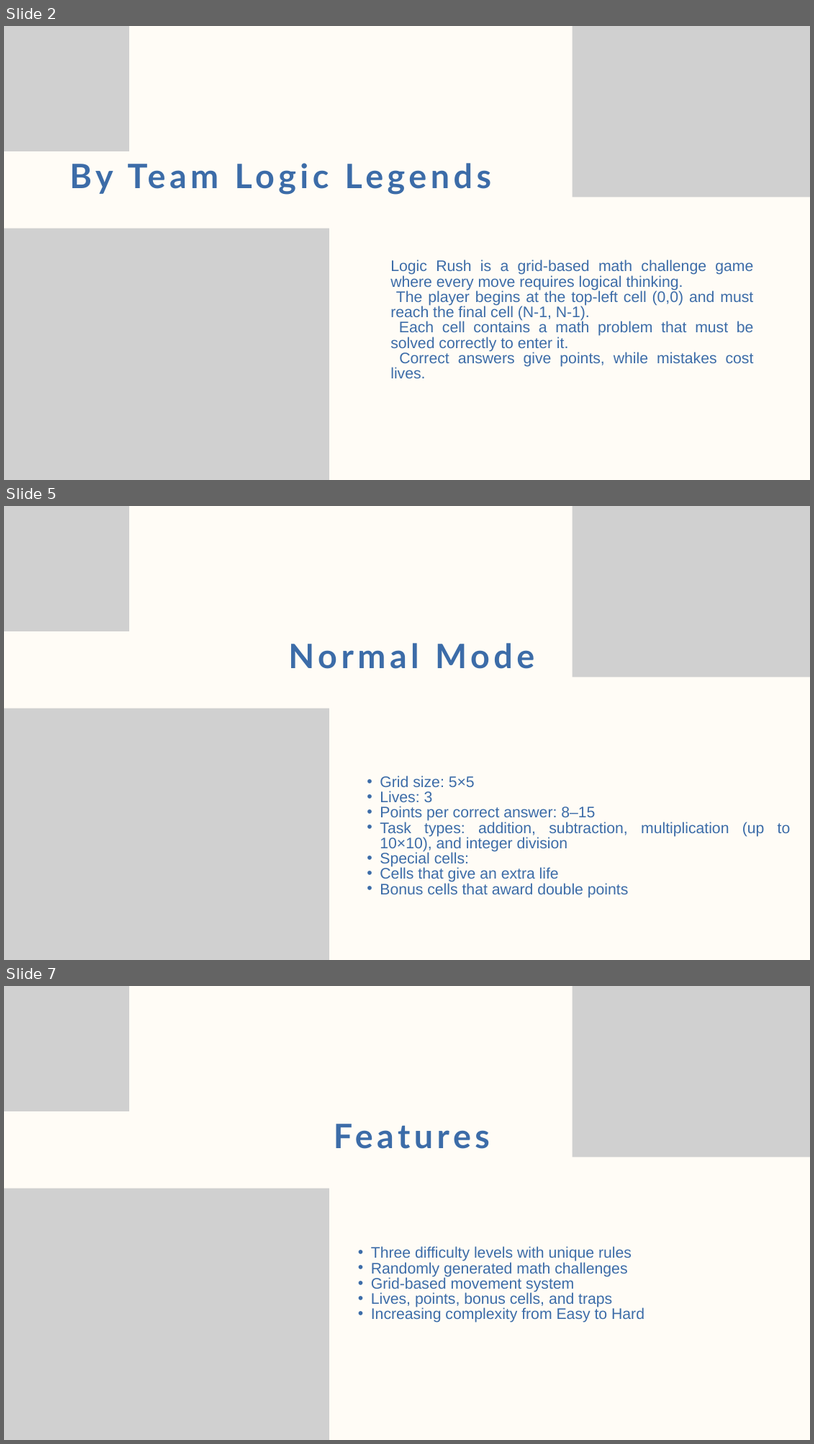
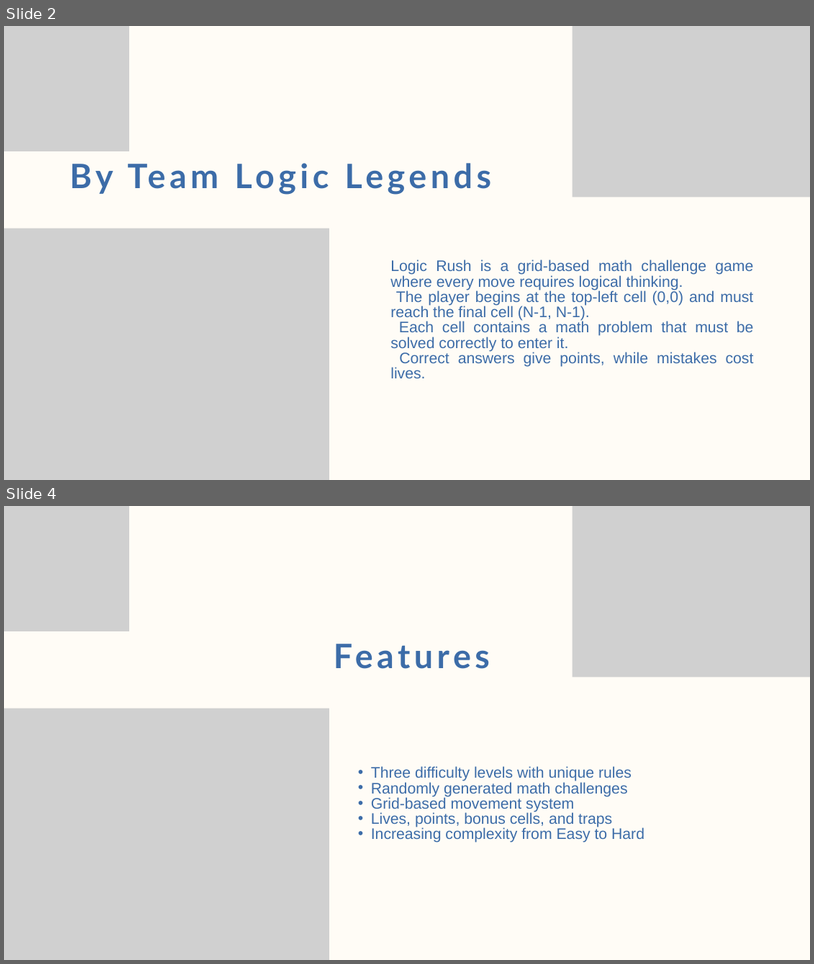
Before and after one commit to codingburgas/sprint-math-games-9th-grade-logic-legends, a slide deck: LogicLegends/documentation/LogicLegends-presentation.pptx. Shown one above the other, each under a label of ours: slides 2, 5 and 7 before the commit, slides 2 and 4 after it; the slides between them are not shown. The pictures are 814x1444 and 814x964 pixels, drawn with LibreOffice and Linux fonts; fonts in the diff are those of the drawing; grey boxes stand for pictures. Boxes give left, top, right and bottom in pixels: in the first picture for what was removed or moved away, otherwise in the second. Text is boxed around its words. In the diff, an @@ line names an element or a change of style, - is before the commit and + after.

```diff
--- a/LogicLegends/documentation/LogicLegends-presentation.pptx
+++ b/LogicLegends/documentation/LogicLegends-presentation.pptx
@@ slide 5 removed at [4,506,810,960], background #FFFCF6 @@
@@ picture removed at [4,506,129,631] @@
@@ picture removed at [573,506,810,677] @@
@@ text removed at [288,643,535,669] @@
-Normal Mode
@@ picture removed at [4,708,329,960] @@
@@ text removed at [380,775,791,898] @@
-  • Grid size: 5×5
-  • Lives: 3
-  • Points per correct answer: 8–15
-  • Task types: addition, subtraction, multiplication (up to 10×10), and integer division
-  • Special cells:
-  • Cells that give an extra life
-  • Bonus cells that award double points
@@ what was slide 7 is now slide 4 @@
```
Also in this commit, not shown: 1 slide changed, 2 other slides removed.
